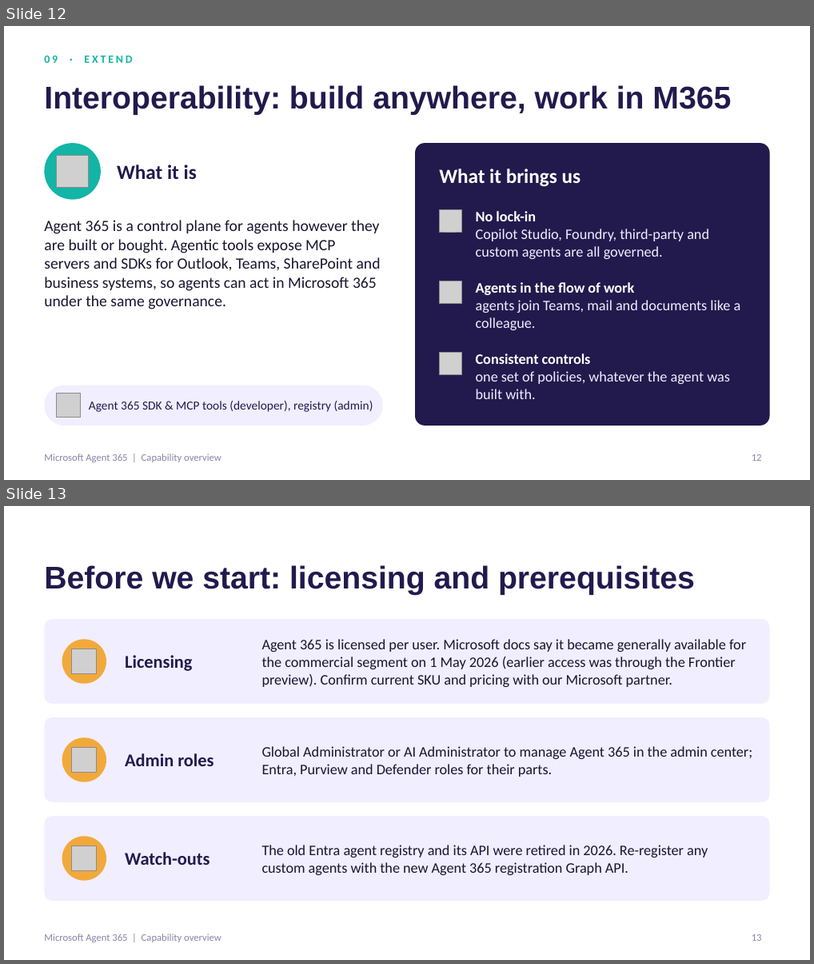
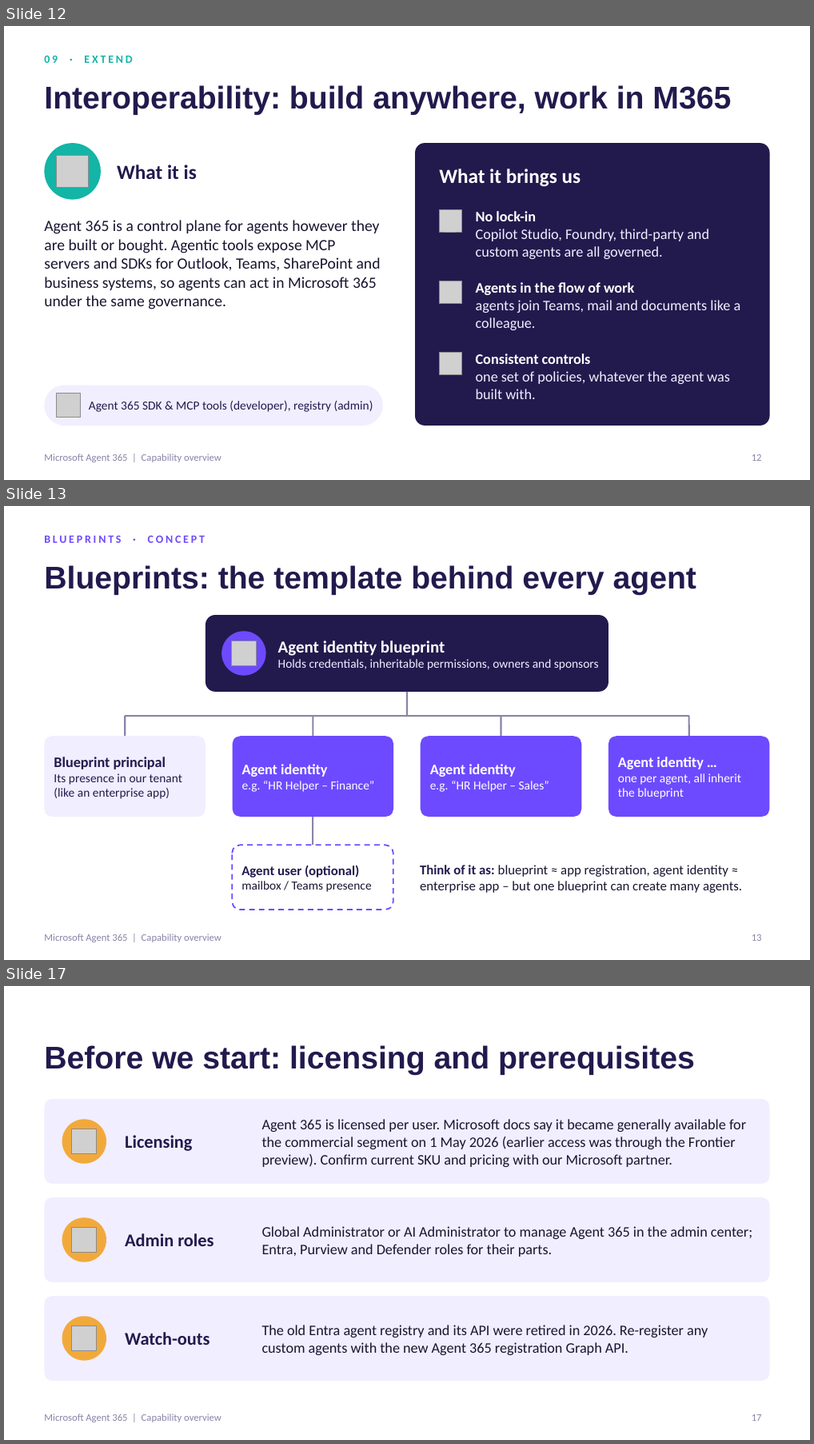
Before and after one commit to binishbaby/Diagrams, a slide deck: Agent365-Overview.pptx. Shown one above the other, each under a label of ours: slides 12 and 13 before the commit, slides 12, 13 and 17 after it; the slides between them are not shown. The pictures are 814x964 and 814x1444 pixels, drawn with LibreOffice and Linux fonts; fonts in the diff are those of the drawing; grey boxes stand for pictures. Boxes give left, top, right and bottom in pixels: in the first picture for what was removed or moved away, otherwise in the second. Text is boxed around its words. In the diff, an @@ line names an element or a change of style, - is before the commit and + after.

```diff
--- a/Agent365-Overview.pptx
+++ b/Agent365-Overview.pptx
@@ slide 13 added at (4,506,810,960), background #FFFFFF; not listed: 1 template element that a slide beside it also shows @@
@@ text added at (44,536,205,543), 10 pt, text #6D4AFF, bold @@
+BLUEPRINTS · CONCEPT
@@ title added at (44,565,697,595), 28 pt, text #221A4D, bold @@
+Blueprints: the template behind every agent
@@ rounded rectangle added at (206,615,609,692), fill #221A4D @@
@@ ellipse added at (222,631,266,676), fill #6D4AFF @@
@@ picture added at (231,640,257,666) @@
@@ text added at (278,640,599,670), 11 pt, text #F1EEFF @@
+Agent identity blueprint
+Holds credentials, inheritable permissions, owners and sponsors
@@ line added from (407, 692) to (407, 716), #8A84A8 1.5 pt @@
@@ line added from (125, 716) to (690, 716), #8A84A8 1.5 pt @@
@@ line added from (125, 716) to (125, 736), #8A84A8 1.5 pt @@
@@ line added from (313, 716) to (313, 736), #8A84A8 1.5 pt @@
@@ line added from (502, 716) to (502, 736), #8A84A8 1.5 pt @@
@@ line added from (690, 716) to (690, 736), #8A84A8 1.5 pt @@
@@ rounded rectangle added at (44,736,206,816), fill #F1EEFF @@
@@ rounded rectangle added at (232,736,394,816), fill #6D4AFF @@
@@ rounded rectangle added at (421,736,582,816), fill #6D4AFF @@
@@ rounded rectangle added at (609,736,770,816), fill #6D4AFF @@
@@ text added at (54,756,182,799), 11 pt, text #221A4D @@
+Blueprint principal
+Its presence in our tenant (like an enterprise app)
@@ text added at (242,764,375,792), 11 pt, text #FFFFFF @@
+Agent identity
+e.g. “HR Helper – Finance”
@@ text added at (430,764,550,792), 11 pt, text #FFFFFF @@
+Agent identity
+e.g. “HR Helper – Sales”
@@ text added at (618,756,742,799), 11 pt, text #FFFFFF @@
+Agent identity …
+one per agent, all inherit the blueprint
@@ line added from (313, 816) to (313, 844), #8A84A8 1.5 pt @@
@@ rounded rectangle added at (232,844,394,909), fill #FFFFFF, outline #6D4AFF 1.25 pt dashed @@
@@ text added at (242,864,372,892), 11 pt, text #1A1530 @@
+Agent user (optional)
+mailbox / Teams presence
@@ text added at (420,864,742,892), 12 pt, text #1A1530 @@
+Think of it as: blueprint ≈ app registration, agent identity ≈ enterprise app – but one blueprint can create many agents.
@@ page number added at (752,934,762,940), 9 pt, text #8A84A8 @@
+13
@@ what was slide 13 is now slide 17 @@
@@ page number at (752,1414,762,1420): text changed @@
-13
+17
```
Also in this commit, not shown: 3 other slides added.
